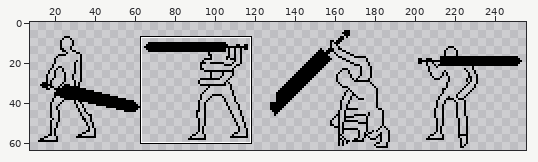
Pixel-art file, stored at Content/Boss/Berserk/BerserkConceptShapesByMax.aseprite. Above: a wide view before the commit, with the close-up outlined.
Close-up. Before the commit:
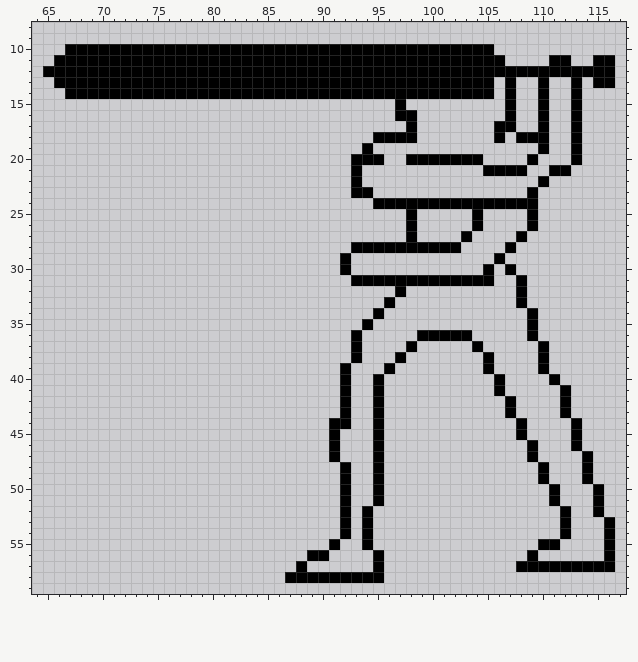
256x64 pixels, 1 frame. Shown: x 64..117, y 8..59. The wide view leaves out empty margins. The commit also changed other parts of the picture, which this record leaves out.
Once edited:
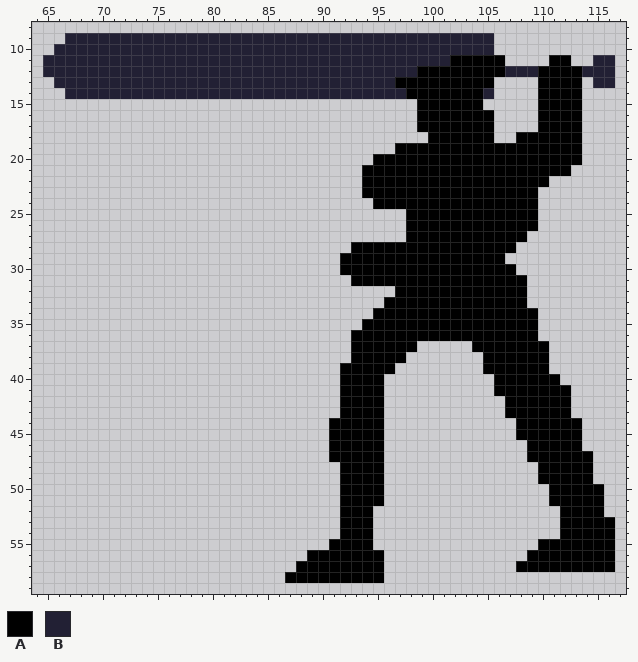
Palette (. is transparent): A #000000  B #222034
Change:
layer "Силуэт - 2/Силуэт v2 (line)" now hidden
layer "Силуэт - 2/Силуэт v2 fill)" now shown
y 9: x 67..105 ....................................... -> BBBBBBBBBBBBBBBBBBBBBBBBBBBBBBBBBBBBBBB
y 10: x 66..105 .AAAAAAAAAAAAAAAAAAAAAAAAAAAAAAAAAAAAAAA -> BBBBBBBBBBBBBBBBBBBBBBBBBBBBBBBBBBBBBBBB
y 11: x 65..101 .AAAAAAAAAAAAAAAAAAAAAAAAAAAAAAAAAAAA -> BBBBBBBBBBBBBBBBBBBBBBBBBBBBBBBBBBBBB; x 115..116 AA -> BB
y 12: x 65..98 AAAAAAAAAAAAAAAAAAAAAAAAAAAAAAAAAA -> BBBBBBBBBBBBBBBBBBBBBBBBBBBBBBBBBB; x 107..109 AAA -> BBB; x 114..116 AAA -> BBB
y 13: x 66..96 AAAAAAAAAAAAAAAAAAAAAAAAAAAAAAA -> BBBBBBBBBBBBBBBBBBBBBBBBBBBBBBB; x 107 A -> .; x 111..112 .. -> AA; x 115..116 AA -> BB
y 14: x 67..97 AAAAAAAAAAAAAAAAAAAAAAAAAAAAAAA -> BBBBBBBBBBBBBBBBBBBBBBBBBBBBBBB; x 105 A -> B; x 107 A -> .; x 111..112 .. -> AA
y 15: x 97 A -> .; x 99..104 ...... -> AAAAAA; x 107 A -> .; x 111..112 .. -> AA
y 16: x 97..105 AA....... -> ..AAAAAAA; x 107 A -> .; x 111..112 .. -> AA
y 17: x 98..107 A.......AA -> .AAAAAAA..; x 111..112 .. -> AA
y 18: x 95..98 AAAA -> ....; x 100..106 ......A -> AAAAAA.; x 111..112 .. -> AA
y 19: x 94 A -> .; x 97..109 ............. -> AAAAAAAAAAAAA; x 111..112 .. -> AA
y 20: x 93..94 AA -> ..; x 96..97 .. -> AA; x 105..108 .... -> AAAA; x 110..112 ... -> AAA
y 21: x 93..104 A........... -> .AAAAAAAAAAA; x 109..110 .. -> AA
y 22: x 93..109 A................ -> .AAAAAAAAAAAAAAAA
y 23: x 93 A -> .; x 95..108 .............. -> AAAAAAAAAAAAAA
y 25..26: x 99..103 ..... -> AAAAA; x 105..108 .... -> AAAA
y 27: x 99..102 .... -> AAAA; x 104..107 .... -> AAAA
y 28: x 103..106 .... -> AAAA
y 29: x 93..105 ............. -> AAAAAAAAAAAAA
y 30: x 93..104 ............ -> AAAAAAAAAAAA; x 106 . -> A
y 31: x 106..107 .. -> AA
y 32: x 98..107 .......... -> AAAAAAAAAA
y 33: x 97..107 ........... -> AAAAAAAAAAA
y 34: x 96..108 ............. -> AAAAAAAAAAAAA
y 35: x 95..108 .............. -> AAAAAAAAAAAAAA
y 36: x 94..98 ..... -> AAAAA; x 104..108 ..... -> AAAAA
y 37: x 94..97 .... -> AAAA; x 105..109 ..... -> AAAAA
y 38: x 94..96 ... -> AAA; x 106..109 .... -> AAAA
y 39: x 93..95 ... -> AAA; x 106..109 .... -> AAAA
y 40: x 93..94 .. -> AA; x 107..110 .... -> AAAA
y 41: x 93..94 .. -> AA; x 107..111 ..... -> AAAAA
y 42..43: x 93..94 .. -> AA; x 108..111 .... -> AAAA
y 44: x 93..94 .. -> AA; x 109..112 .... -> AAAA
y 45: x 92..94 ... -> AAA; x 109..112 .... -> AAAA
y 46: x 92..94 ... -> AAA; x 110..112 ... -> AAA
y 47: x 92..94 ... -> AAA; x 110..113 .... -> AAAA
y 48..49: x 93..94 .. -> AA; x 111..113 ... -> AAA
y 50..51: x 93..94 .. -> AA; x 112..114 ... -> AAA
y 52: x 93 . -> A; x 113..114 .. -> AA
y 53..54: x 93 . -> A; x 113..115 ... -> AAA
y 55: x 92..93 .. -> AA; x 112..115 .... -> AAAA
y 56: x 91..94 .... -> AAAA; x 110..115 ...... -> AAAAAA
y 57: x 89..94 ...... -> AAAAAA
